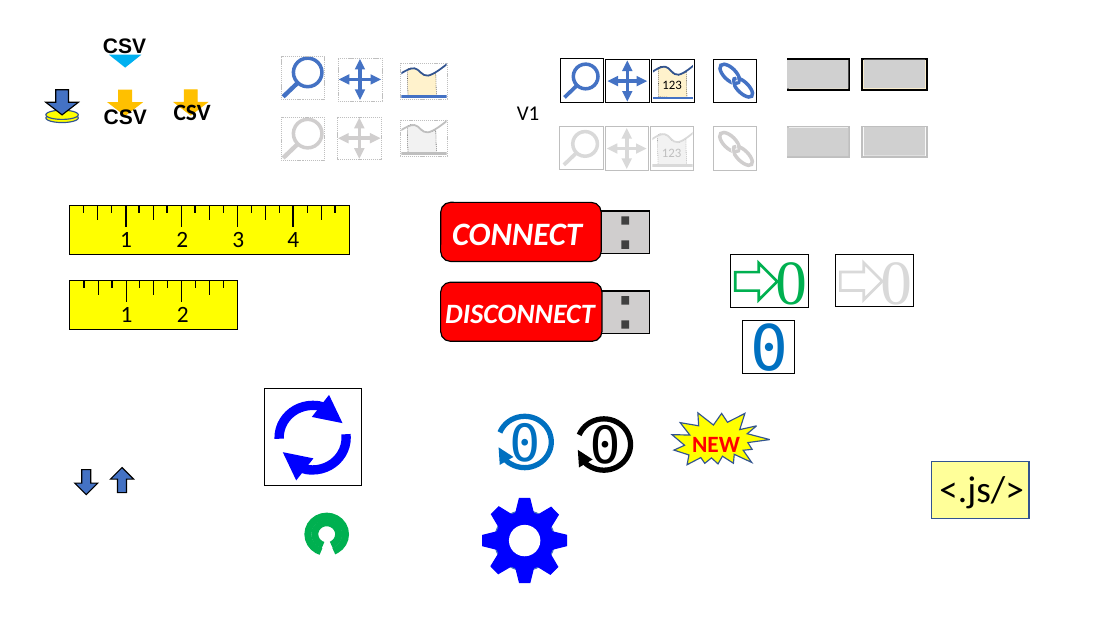
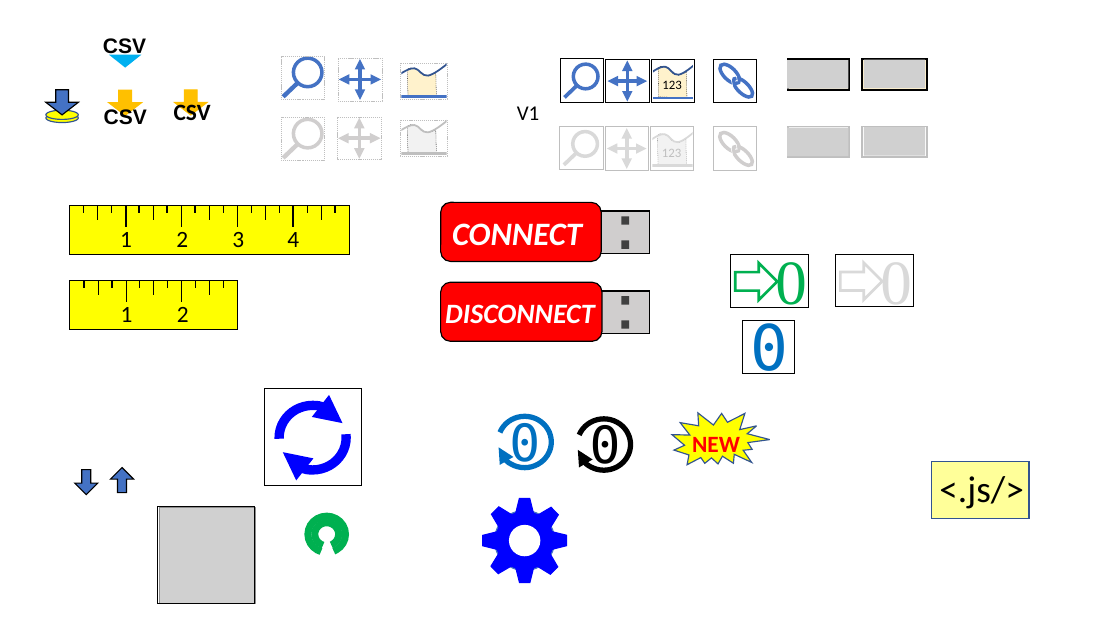
Before and after one commit to matsselen/IOLabWeb, a slide deck: slide 1 of images/IOLabWebImages.pptx. Drawn at 1120x630 pixels with LibreOffice and Linux fonts; fonts in the diff are those of the drawing; grey boxes stand for pictures. Boxes give left, top, right and bottom in pixels: in the first picture for what was removed or moved away, otherwise in the second. Text is boxed around its words. In the diff, an @@ line names an element or a change of style, - is before the commit and + after.

```diff
--- a/images/IOLabWebImages.pptx
+++ b/images/IOLabWebImages.pptx
@@ rectangle added at [158,507,255,603], outline #000000 0.75 pt @@
@@ picture added at [160,507,255,603] @@
```
Also in this commit, not shown: 5 other files.
